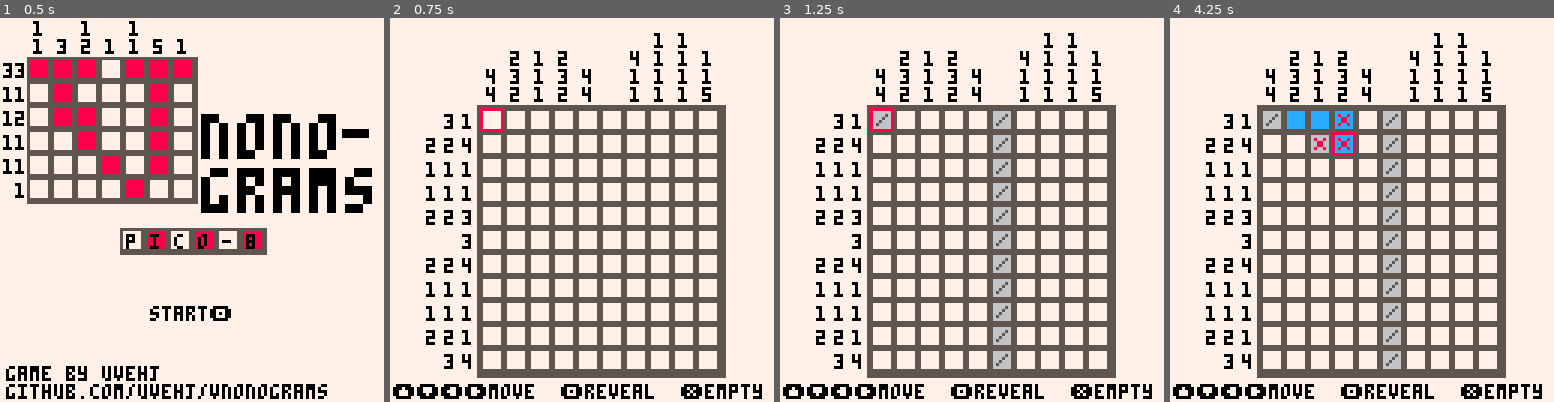
Above: before the commit, frames 1-4 (left to right).
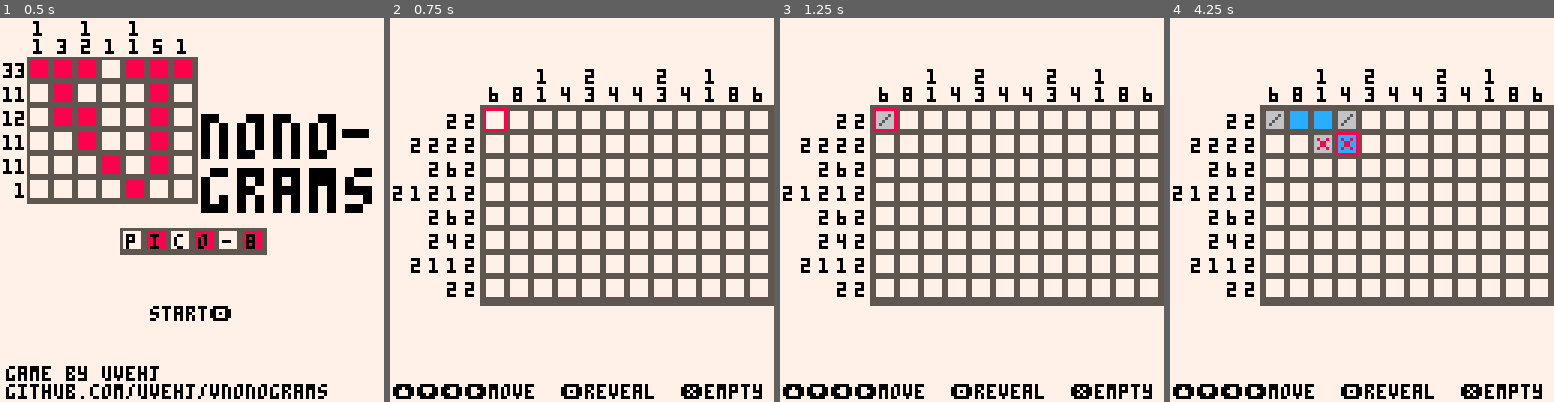
Above: after the commit, the same moments.

Repository: uvehj/VNonograms
Game: PICO-8 cartridge cartridges/vnonogramspico8.p8
The game is run twice, just before and just after one commit, with the same random seed, the same clock (stepped at 60 frames per second) and the same inputs.
Inputs:
- Up to frame 1 (0.5 s): tap X (X key) at 0.33 s
- Up to frame 2 (0.75 s): tap O (Z key) at 0.7 s
- Up to frame 3 (1.25 s): tap X (X key) at 1.07 s
- Up to frame 4 (4.25 s): hold Right 1.6-2.1 s; tap O (Z key) every 0.4 s from 1.7 to 4.1 s; tap X (X key) at 1.85, 2.97, 4.08 s; hold Up 2.15-2.42 s; hold Right 2.47-3.03 s; hold Left 3.08-3.58 s; hold Down 3.63-3.97 s; hold Right from 4.02 s (still down)

Frame 1 is identical in both runs. In frame 2, 20% of the frame differs, in the area x 0-100%, y 3-94%; in frame 3, 22%; in frame 4, 22%.

Commit message:
New puzzle + correction

Diff:
--- a/cartridges/vnonogramspico8.p8
+++ b/cartridges/vnonogramspico8.p8
@@ -345,77 +345,9 @@
 
 function load_level(levelnum)
     if levelnum == 1 then
-        return create_puzzle({30,30},{0,16},{9,26})
-    end
-end
-…(68 lines of a section not shown)…
+        return create_puzzle({31,30},{60,0},{71,7})
+    end
+end
 
 
 
@@ -561,14 +493,14 @@
 
 
 __map__
-0303030103030303010101010103010101030301030301010103030303030303030303030000030303030303010103030101010301010301010103010000000000000000000000000000000000000000000000000000000000000000000000000000000000000000000000000000000000000000000000000000000000000000
-0103010101030103030303030303010000030303030300000103000303030003000000030000030000010103000003010100000303010303030303030000000000000000000000000000000000000000000000000000000000000000000000000000000000000000000000000000000000000000000000000000000000000000
-0103030101030103010303030103010000030303030300000103030303030303000303030303030303010103000003010303030303030301030303010000000000000000000000000000000000000000000000000000000000000000000000000000000000000000000000000000000000000000000000000000000000000000
-0101030101030103010303030103010000000303030000000103000000000003000000000303000000010103000003010300000303010303030303030000000000000000000000000000000000000000000000000000000000000000000000000000000000000000000000000000000000000000000000000000000000000000
-0101010301030101030303030301010000000003000000000103030303030303010101030101030101010303030303030300000300010100000000010000000000000000000000000000000000000000000000000000000000000000000000000000000000000000000000000000000000000000000000000000000000000000
-0101010103010100000000000000010303030000000303030100000303030001010303030101030000000301030303010100030000030103030300010000000000000000000000000000000000000000000000000000000000000000000000000000000000000000000000000000000000000000000000000000000000000000
-0103030303030303010101030300010303030000000303030103030303030303010003000000010000000303030303030103030000030103010301010000000000000000000000000000000000000000000000000000000000000000000000000000000000000000000000000000000000000000000000000000000000000000
-0303030303030303030003030300030303030300030303030300030303030301010303030303010000000000000000000303030303030000000000000000000000000000000000000000000000000000000000000000000000000000000000000000000000000000000000000000000000000000000000000000000000000000
+0303030103030303010101010103010101030301030301010103030303030303030303030000030303030303010103030101010301010301010103010103030101010101010303010000000000000000000000000000000000000000000000000000000000000000000000000000000000000000000000000000000000000000
+0103010101030103030303030303010000030303030300000103000303030003000000030000030000010103000003010100000303010303030303030303000303010103030003030000000000000000000000000000000000000000000000000000000000000000000000000000000000000000000000000000000000000000
+0103030101030103010303030103010000030303030300000103030303030303000303030303030303010103000003010303030303030301030303010303000303030303030003030000000000000000000000000000000000000000000000000000000000000000000000000000000000000000000000000000000000000000
+0101030101030103010303030103010000000303030000000103000000000003000000000303000000010103000003010300000303010303030303030303000300030300030003030000000000000000000000000000000000000000000000000000000000000000000000000000000000000000000000000000000000000000
+0101010301030101030303030301010000000003000000000103030303030303010101030101030101010303030303030300000300010100000000010303000303030303030003030000000000000000000000000000000000000000000000000000000000000000000000000000000000000000000000000000000000000000
+0101010103010100000000000000010303030000000303030100000303030001010303030101030000000301030303010100030000030103030300010303000003030303010003030000000000000000000000000000000000000000000000000000000000000000000000000000000000000000000000000000000000000000
+0103030303030303010101030300010303030000000303030103030303030303010003000000010000000303030303030103030000030103010301010303000003000003000003030000000000000000000000000000000000000000000000000000000000000000000000000000000000000000000000000000000000000000
+0303030303030303030003030300030303030300030303030300030303030301010303030303010000000000000000000303030303030000000000000103030101010101010303010000000000000000000000000000000000000000000000000000000000000000000000000000000000000000000000000000000000000000
 0303000000000000030000030100010303030000000303030101030101010301030003000000030000000000000000000103030000010000000000000000000000000000000000000000000000000000000000000000000000000000000000000000000000000000000000000000000000000000000000000000000000000000
 0303030000000003030000030100010301030101010301030100000000000000010303010103010000000000000000000101030101010000000000000000000000000000000000000000000000000000000000000000000000000000000000000000000000000000000000000000000000000000000000000000000000000000
 0303000000000000030000030101010103030103030303010303030303030101030103010101010101010100000000000000000000000000000000000000000000000000000000000000000000000000000000000000000000000000000000000000000000000000000000000000000000000000000000000000000000000000
@@ -577,25 +509,25 @@
 0303030303030303030000000101030303000103010101010103030303030000030303030300030303000100000000000000000000000000000000000000000000000000000000000000000000000000000000000000000000000000000000000000000000000000000000000000000000000000000000000000000000000000
 0103030303030303000000000103030303000101030101010303010303030300030303030300030303000100000000000000000000000000000000000000000000000000000000000000000000000000000000000000000000000000000000000000000000000000000000000000000000000000000000000000000000000000
 0101030101010301010101010103030301010101030301030303030103030003030303030300030303000100000000000000000000000000000000000000000000000000000000000000000000000000000000000000000000000000000000000000000000000000000000000000000000000000000000000000000000000000
-0103030301010301010100000000000000000001010103030303030301030000000303030000030303000100000000000000000000000000000000000000000000000000000000000000000000000000000000000000000000000000000000000000000000000000000000000000000000000000000000000000000000000000
-0303000303000303030300000000000000000003030303010101010101010000000000000000030303000100000000000000000000000000000000000000000000000000000000000000000000000000000000000000000000000000000000000000000000000000000000000000000000000000000000000000000000000000
+0103030301010301010300000000000000000001010103030303030301030000000303030000030303000100000000000000000000000000000000000000000000000000000000000000000000000000000000000000000000000000000000000000000000000000000000000000000000000000000000000000000000000000
+0303000303000303030100000000000000000003030303010101010101010000000000000000030303000100000000000000000000000000000000010000010000010100000000000100000000000000000000000000000000000000000000000000000000000000000000000000000000000000000000000000000000000000
 0300000003000300000100000000000000000003030301030101010101030000000000000303030303030300000000000000000000000000000000000000000000000000000000000000000000000000000000000000000000000000000000000000000000000000000000000000000000000000000000000000000000000000
 0300000003000300000100000000000000000003030301030301010103030000000000000300000000000300000000000000000000000000000000000000000000000000000000000000000000000000000000000000000000000000000000000000000000000000000000000000000000000000000000000000000000000000
 0303000303000003030300000000000000000003030301030303010303030101010101010303030303030300000000000000000000000000000000000000000000000000000000000000000000000000000000000000000000000000000000000000000000000000000000000000000000000000000000000000000000000000
 0103030300000000000100000000000000000000000000000000000000000000000000000000000000000000000000000000000000000000000000000000000000000000000000000000000000000000000000000000000000000000000000000000000000000000000000000000000000000000000000000000000000000000
-0303000303000303030300000000000000000000000000000000000000000000000000000000000000000000000000000000000000000000000000000000000000000000000000000000000000000000000000000000000000000000000000000000000000000000000000000000000000000000000000000000000000000000
+0303000303000303030300000000000000000000000000000000000000000000000000000000000000000000000000000000000000000000000000010000010100000000000000000100000000000000000000000000000000000000000000000000000000000000000000000000000000000000000000000000000000000000
 0300000003000000000300000000000000000000000000000000000000000000000000000000000000000000000000000000000000000000000000000000000000000000000000000000000000000000000000000000000000000000000000000000000000000000000000000000000000000000000000000000000000000000
 0300000003000000000300000000000000000000000000000000000000000000000000000000000000000000000000000000000000000000000000000000000000000000000000000000000000000000000000000000000000000000000000000000000000000000000000000000000000000000000000000000000000000000
 0303000303000000000300000000000000000000000000000000000000000000000000000000000000000000000000000000000000000000000000000000000000000000000000000000000000000000000000000000000000000000000000000000000000000000000000000000000000000000000000000000000000000000
-0103030301010303030300000000000000000000000000000000000000000000000000000000000000000000000000000000000000000000000000000000000000000000000000000000000000000000000000000000000000000000000000000000000000000000000000000000000000000000000000000000000000000000
-0000000000000000000000000000000000000000000000000000000000000000000000000000000000000000000000000000000000000000000000000000000000000000000000000000000000000000000000000000000000000000000000000000000000000000000000000000000000000000000000000000000000000000
-0000000000000000000000000000000000000000000000000000000000000000000000010303010103030100000000000000000000000000000000000000000000000000000000000000000000000000000000000000000000000000000000000000000000000000000000000000000000000000000000000000000000000000
-0000000000000000000000000000000000000000000000000000000000000000000000030300000000030300000000000000000000000000000000000000000000000000000000000000000000000000000000000000000000000000000000000000000000000000000000000000000000000000000000000000000000000000
-0000000000000000000000000000000000000000000000000000000000000000000000030300000000030300000000000000000000000000000000000000000000000000000000000000000000000000000000000000000000000000000000000000000000000000000000000000000000000000000000000000000000000000
-0000000000000000000000000000000000000000000000000000000000000000000000030300000000030300000000000000000000000000000000000000000000000000000000000000000000000000000000000000000000000000000000000000000000000000000000000000000000000000000000000000000000000000
-…(6 lines of a section not shown)…
+0103030301010303030300000000000000000000000000000000000001000000000000010000010000000000000000000000010000010000010100000100000100000000000000000000000000000000000000000000000000000000000000000000000000000000000000000000000000000000000000000000000000000000
+0000000000000000000000000000000000000000000000000000000000000000000000010000000000000000000000000000000000000000000000000100000000000000000000000000000000000000000000000000000000000000000000000000000000000000000000000000000000000000000000000000000000000000
+0000000000000000000000000000000000000000000000000000000000000000000000000000000000000000000000000000000000000000000000000100000000000000000000000000000000000000000000000000000000000000000000000000000000000000000000000000000000000000000000000000000000000000
+0000000000000000000000000000000000000000000000000000000000000000000000000000000000000000000000000000000000000000000000000100000000000000000000000000000000000000000000000000000000000000000000000000000000000000000000000000000000000000000000000000000000000000
+0000000000000000000000000000000000000000000000000000000000000000000000000000000000000000000000000000000000000000000000010100000000000000000000000000000000000000000000000000000000000000000000000000000000000000000000000000000000000000000000000000000000000000
+0000000000000000000000000000000000000000000000000001000001000000000000000000000000000000000000000000010000010100010100010100000100000000000000000000000000000000000000000000000000000000000000000000000000000000000000000000000000000000000000000000000000000000
+…(6 lines of a section not shown)…
Not shown, changed: 136 lines of the sprite sheet (__gfx__) section of cartridges/vnonogramspico8.p8
Not shown, changed: resources/puzzleinfo/pico8.md
